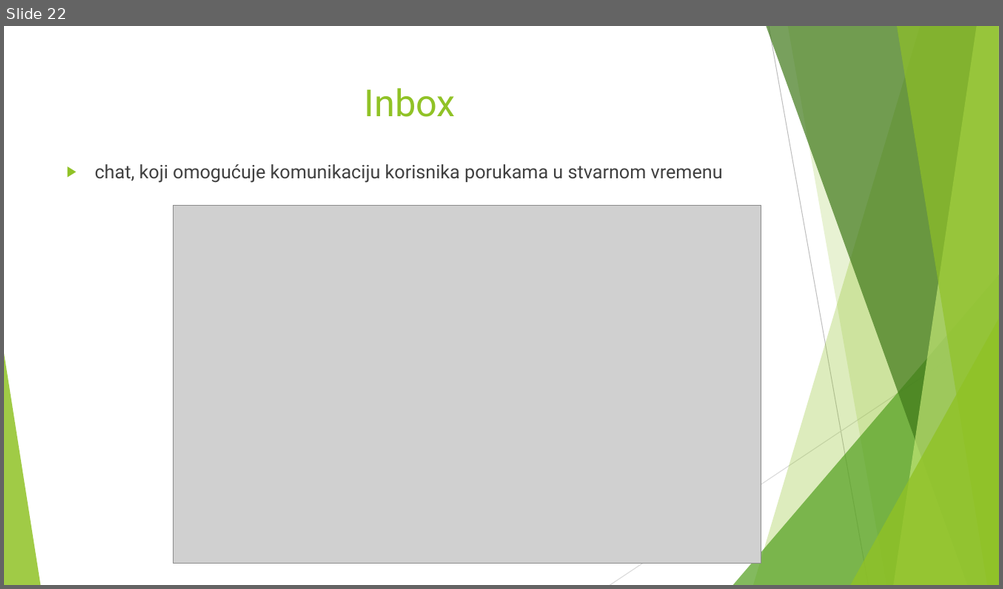
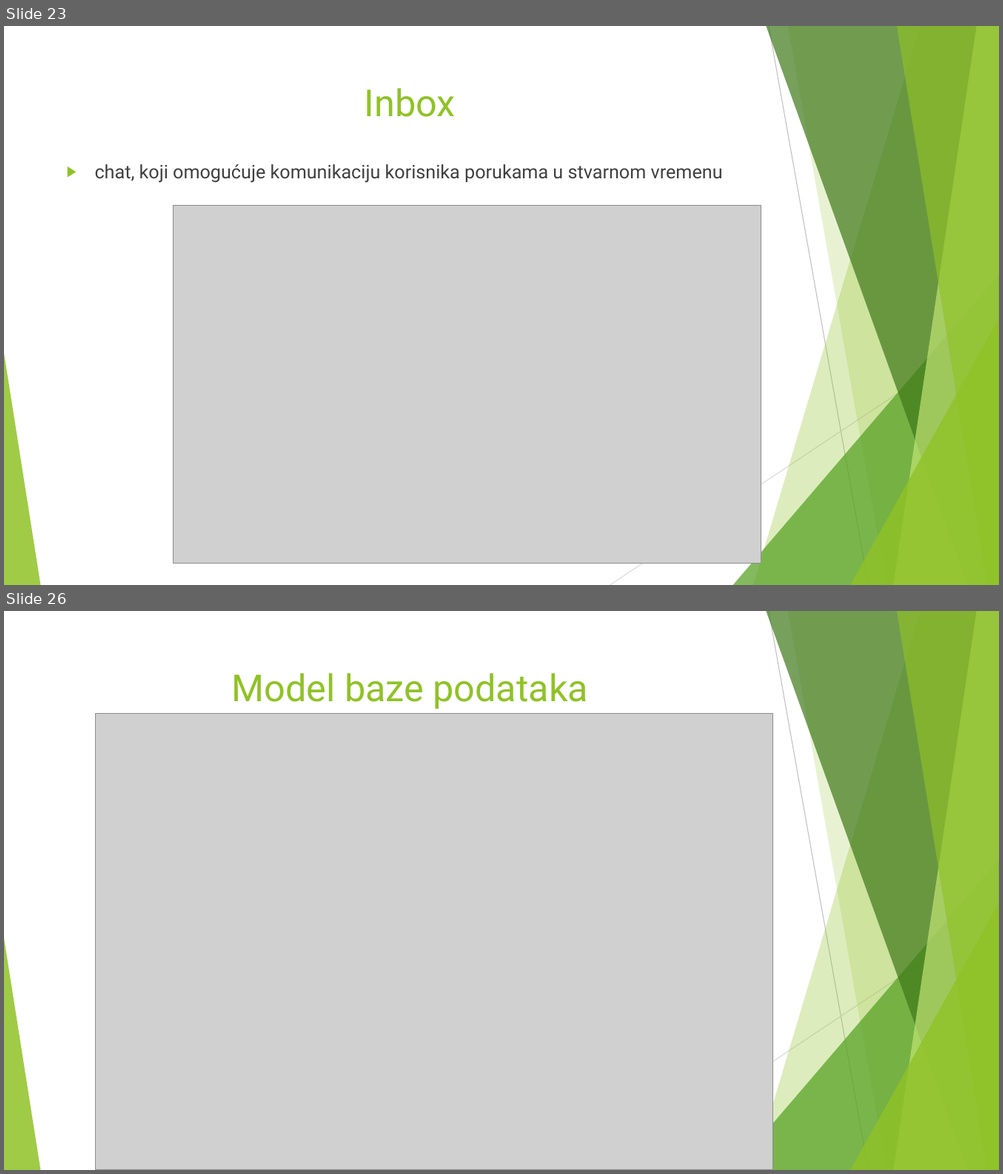
Before and after one commit to kof3r/drustvena_mreza, a slide deck: resursi/management/Bubbles.pptx. Shown one above the other, each under a label of ours: slide 22 before the commit, slides 23 and 26 after it; the slides between them are not shown. The pictures are 1003x589 and 1003x1174 pixels, drawn with LibreOffice and Linux fonts; fonts in the diff are those of the drawing; grey boxes stand for pictures. Boxes give left, top, right and bottom in pixels: in the first picture for what was removed or moved away, otherwise in the second. Text is boxed around its words. In the diff, an @@ line names an element or a change of style, - is before the commit and + after.

```diff
--- a/resursi/management/Bubbles.pptx
+++ b/resursi/management/Bubbles.pptx
@@ slide 26 added at box(4, 611, 999, 1170), background #FFFFFF; not listed: 10 template elements that a slide beside it also shows @@
@@ title added at box(232, 673, 587, 709), 36 pt, text #90C226 @@
+Model baze podataka
@@ picture added at box(95, 714, 772, 1170) @@
@@ what was slide 22 is now slide 23 @@
```
Also in this commit, not shown: 14 slides changed, 3 other slides added, 32 other files.
